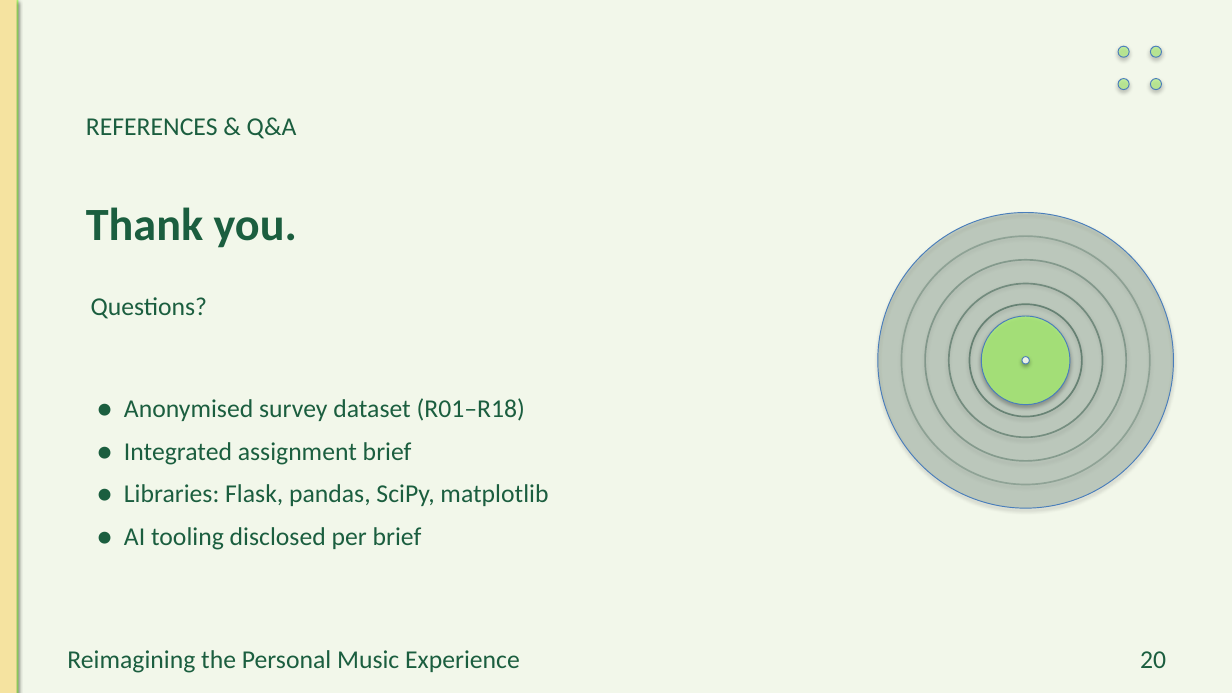
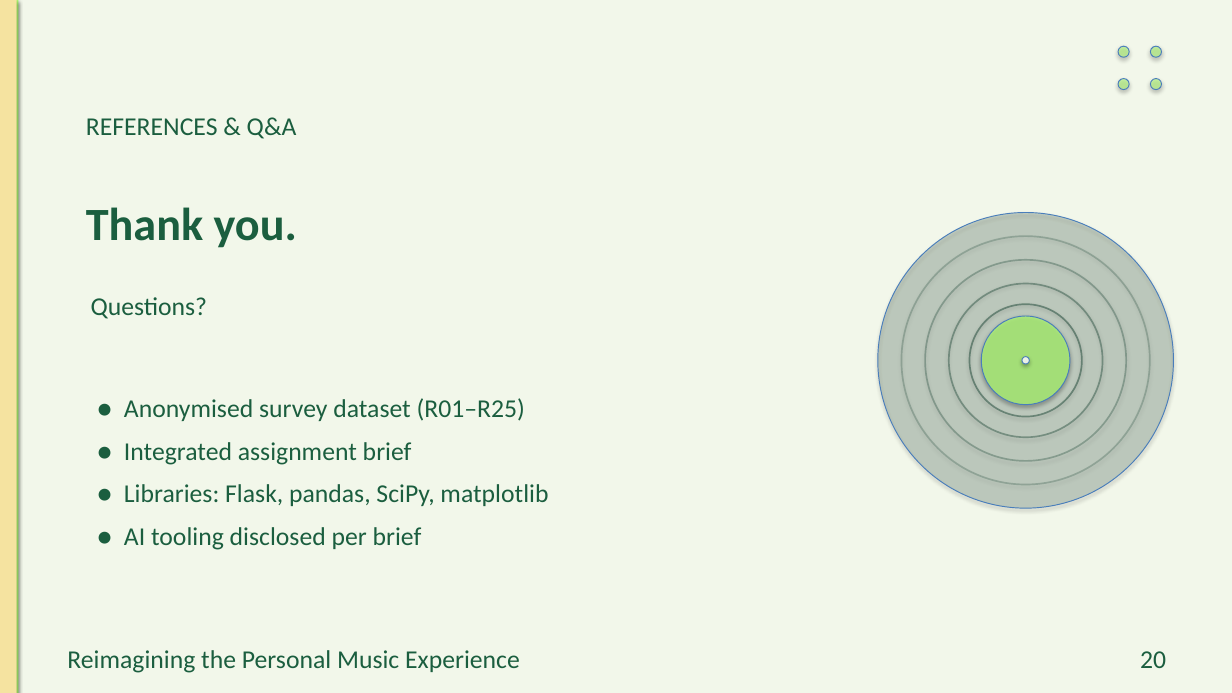
Before and after one commit to preet-kamdar/design-thinking-sem3, a slide deck: slide 20 of docs/Presentation.pptx. Drawn at 1232x693 pixels with LibreOffice and Linux fonts; fonts in the diff are those of the drawing. Boxes give left, top, right and bottom in pixels: in the first picture for what was removed or moved away, otherwise in the second. Text is boxed around its words. In the diff, an @@ line names an element or a change of style, - is before the commit and + after.

```diff
--- a/docs/Presentation.pptx
+++ b/docs/Presentation.pptx
@@ text at box(124, 398, 525, 421): text changed @@
-● Anonymised survey dataset (R01–R18)
+● Anonymised survey dataset (R01–R25)
```
Also in this commit, not shown: 13 other slides changed, 17 other files.
